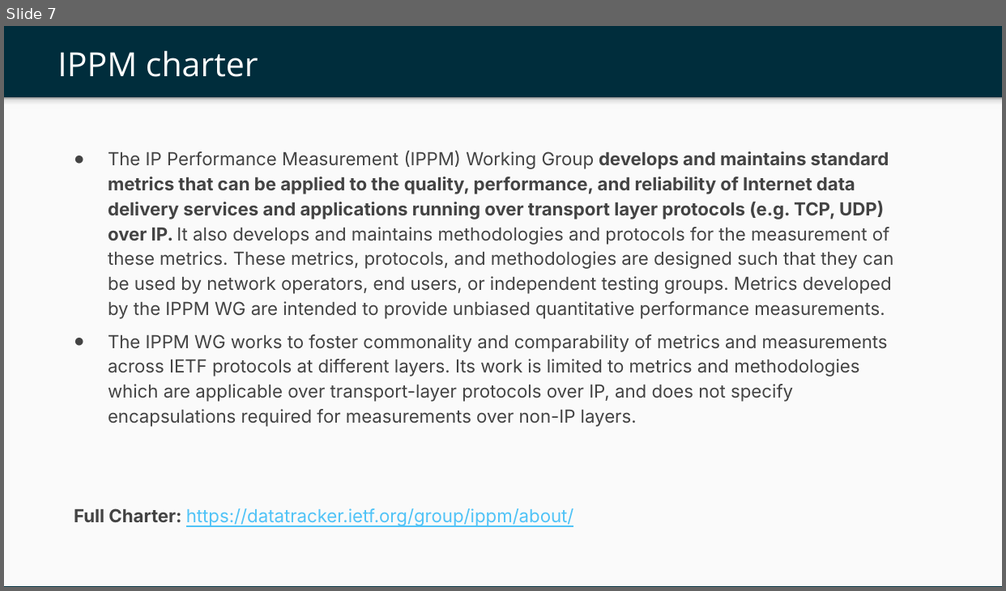
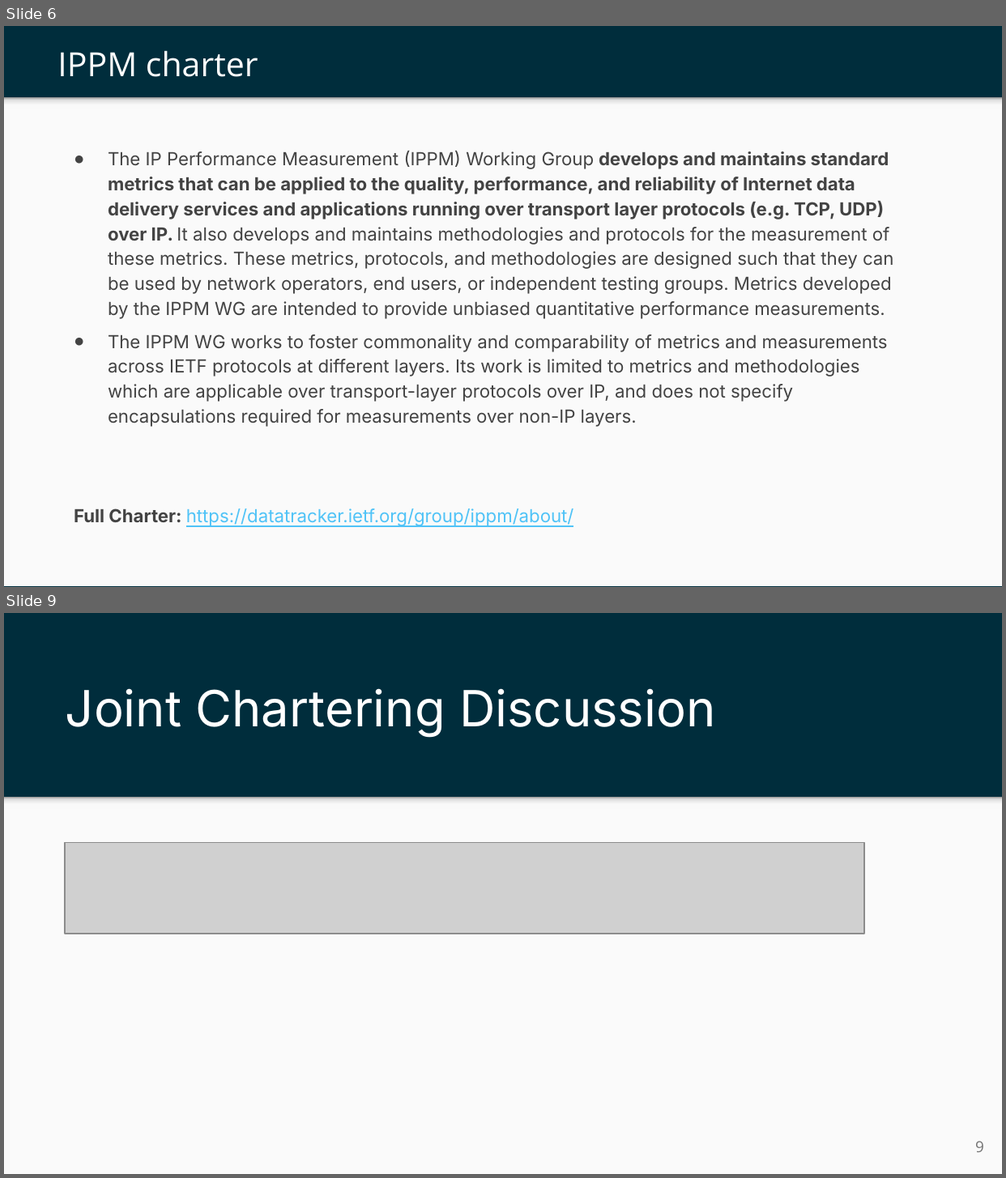
Before and after one commit to ietf-ippm/meeting-materials, a slide deck: interim-01/Slides/chair-slides-bmwg-ippm.pptx. Shown one above the other, each under a label of ours: slide 7 before the commit, slides 6 and 9 after it; the slides between them are not shown. The pictures are 1006x591 and 1006x1178 pixels, drawn with LibreOffice and Linux fonts; fonts in the diff are those of the drawing; grey boxes stand for pictures; background and template pictures are left out. Boxes give left, top, right and bottom in pixels: in the first picture for what was removed or moved away, otherwise in the second. Text is boxed around its words. In the diff, an @@ line names an element or a change of style, - is before the commit and + after.

```diff
--- a/interim-01/Slides/chair-slides-bmwg-ippm.pptx
+++ b/interim-01/Slides/chair-slides-bmwg-ippm.pptx
@@ slide 9 added at (x1=4, y1=613, x2=1002, y2=1174), background #002D3C @@
@@ title added at (x1=66, y1=688, x2=715, y2=737), 36 pt, text #FFFFFF @@
+Joint Chartering Discussion
@@ rectangle added at (x1=4, y1=797, x2=1002, y2=1174), fill #FAFAFA @@
@@ rectangle added at (x1=4, y1=797, x2=1002, y2=808), fill gradient #F9F9F9 to #DEDEDE to #999999 @@
@@ picture added at (x1=65, y1=842, x2=864, y2=935) @@
@@ page number added at (x1=975, y1=1141, x2=984, y2=1152), 11 pt, text #737373 @@
+9
@@ what was slide 7 is now slide 6 @@
```
Also in this commit, not shown: 7 slides changed, 6 slides removed, 3 other files.
